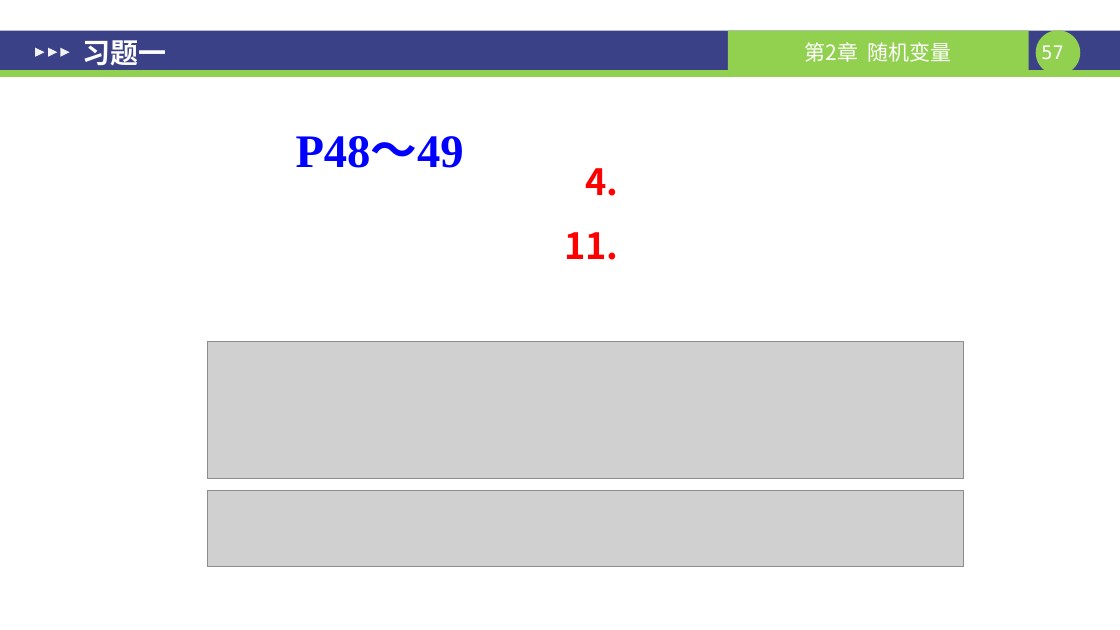
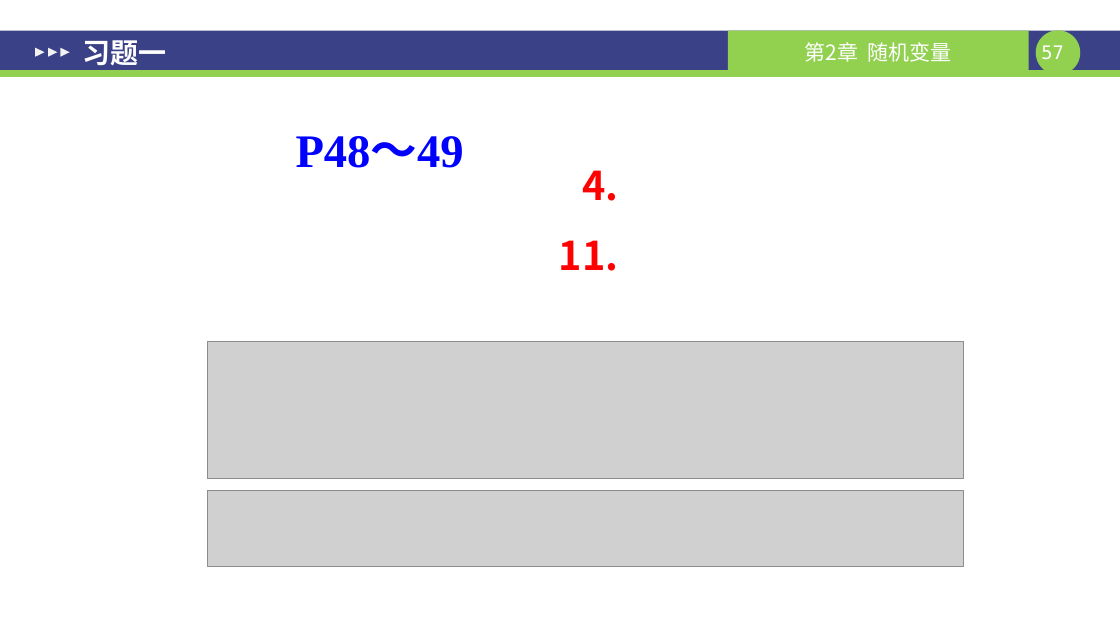
Before and after one commit to sangzige/course_resource, a slide deck: slide 57 of 随机过程/ch02-随机变量及其分布.pptx. Drawn at 1120x630 pixels with LibreOffice and Linux fonts; fonts in the diff are those of the drawing; grey boxes stand for pictures. Boxes give left, top, right and bottom in pixels: in the first picture for what was removed or moved away, otherwise in the second. Text is boxed around its words. In the diff, an @@ line names an element or a change of style, - is before the commit and + after.

```diff
--- a/随机过程/ch02-随机变量及其分布.pptx
+++ b/随机过程/ch02-随机变量及其分布.pptx
@@ text "4." at [559,170,619,271]: size 31 to 34 pt @@
```
Also in this commit, not shown: 10 other slides changed, 26 other files.
